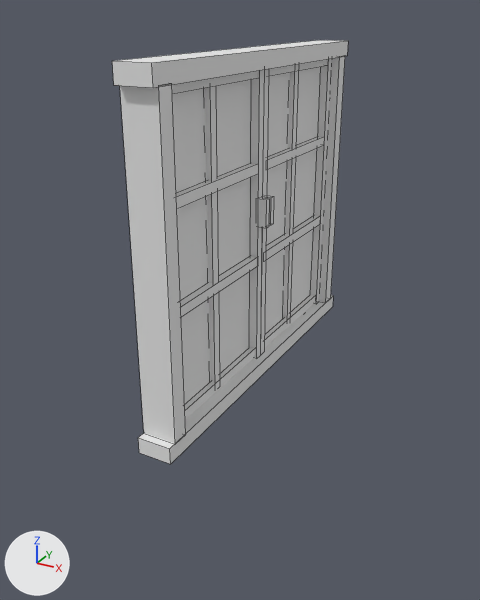
Renders of the OBJ model SmokeOut/Assets/Scenes/window.obj from each side of a commit.
Rendered twice from a 50 mm lens placed at (-9.82, 4.22, 2.8), pointed at (-11.46, 7.2, 1.31). Every picture has the same lights, and +X, +Y and +Z are marked at lower left. Mesh edges are drawn as thin lines. Where no turn or scale is listed for an object, it has been applied to the vertices.

In view in the first picture: 'window'.
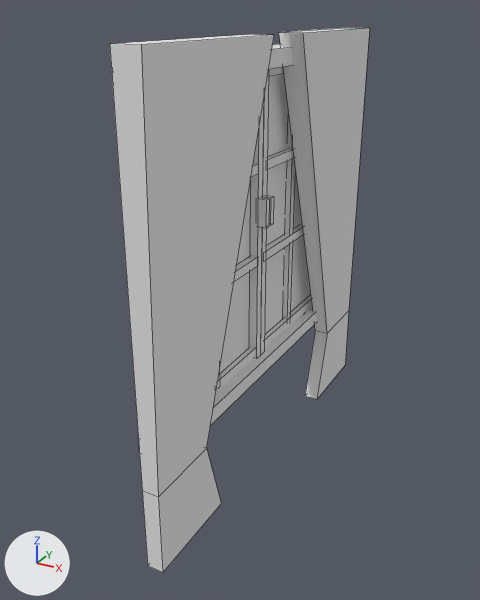
What differs and where, as boxes (x1, y1, x2, y2) in the pictures (480 x 600 px):
'window', reshaped (10% wider, 28% taller): before (112, 40, 348, 464); after (110, 28, 370, 572)
part 1 of me_window, added: after (110, 28, 370, 572)

The edits, one by one:
me_window is used by ob_window; location (0.0, 0.0, 0.0).
me_window had 176 vertices, 114 faces and spanned x -11.52..-11.34, y 6.3..8.35, z 0.84..2.62.
me_window now has 200 vertices, 134 faces and spans x -11.52..-11.26, y 6.16..8.5, z 0.31..2.69.
Part 1, on me_window:
16 vertices are added at x -11.4..-11.26, y 6.16..8.5, z 0.31..2.69.
8 new vertices lie (0.09, 0.0, 0.0) away from vertices in x -11.4..-11.36, y 6.16..8.5, z 0.31..0.77.
20 new faces join them.
